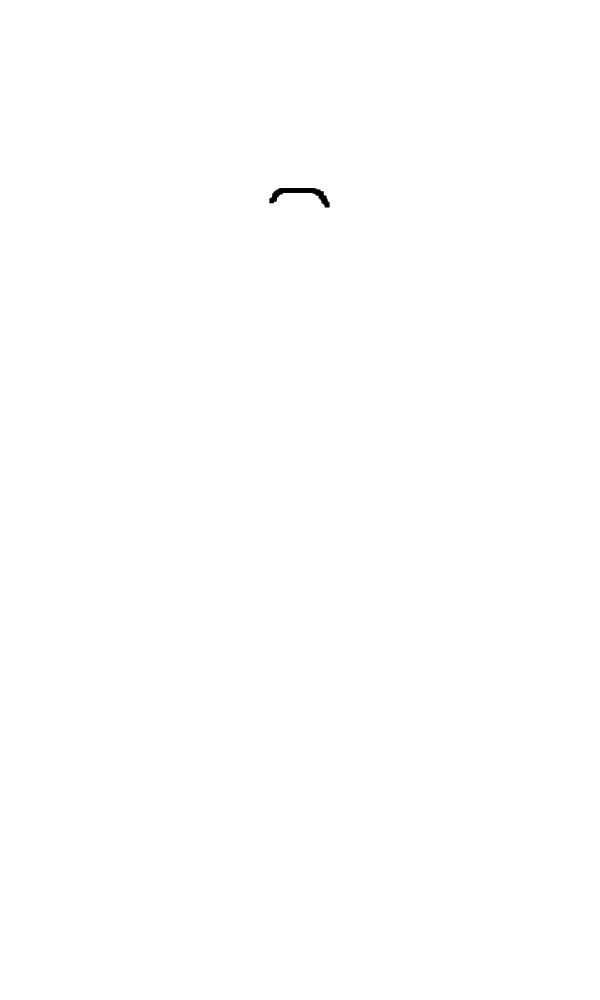
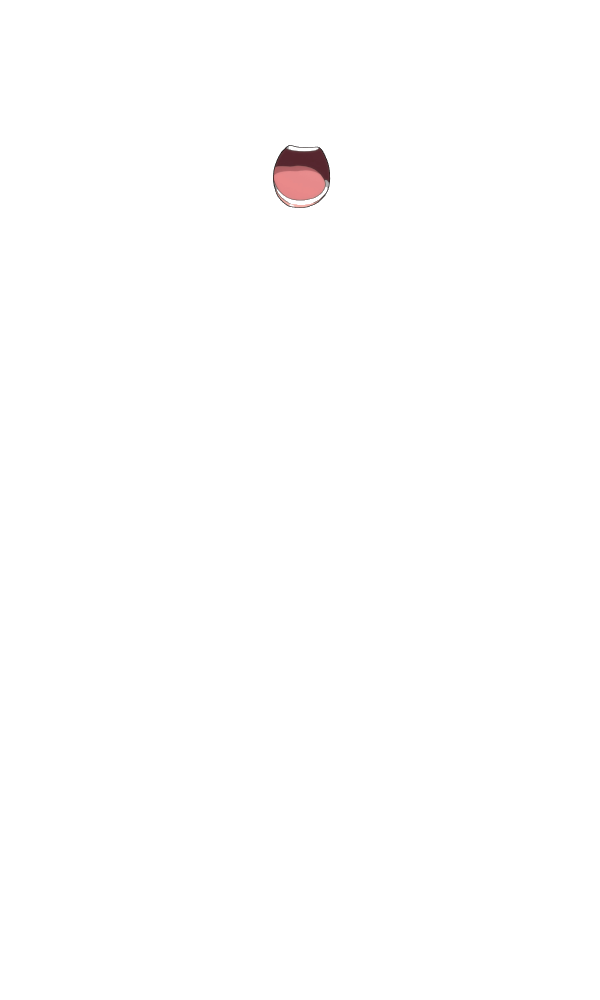
Comparing the layer stacks of the two 600px x 1000px images. Changes:
hid "frown" over bbox(269, 188, 330, 208)
added layer "ahegao_mouth" above "head" over bbox(273, 145, 331, 208)
